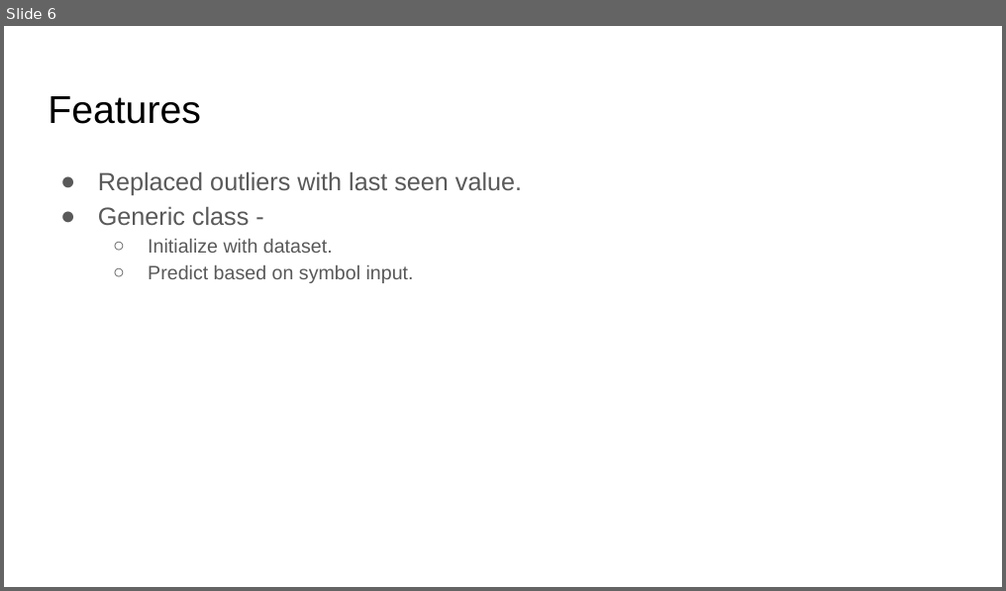
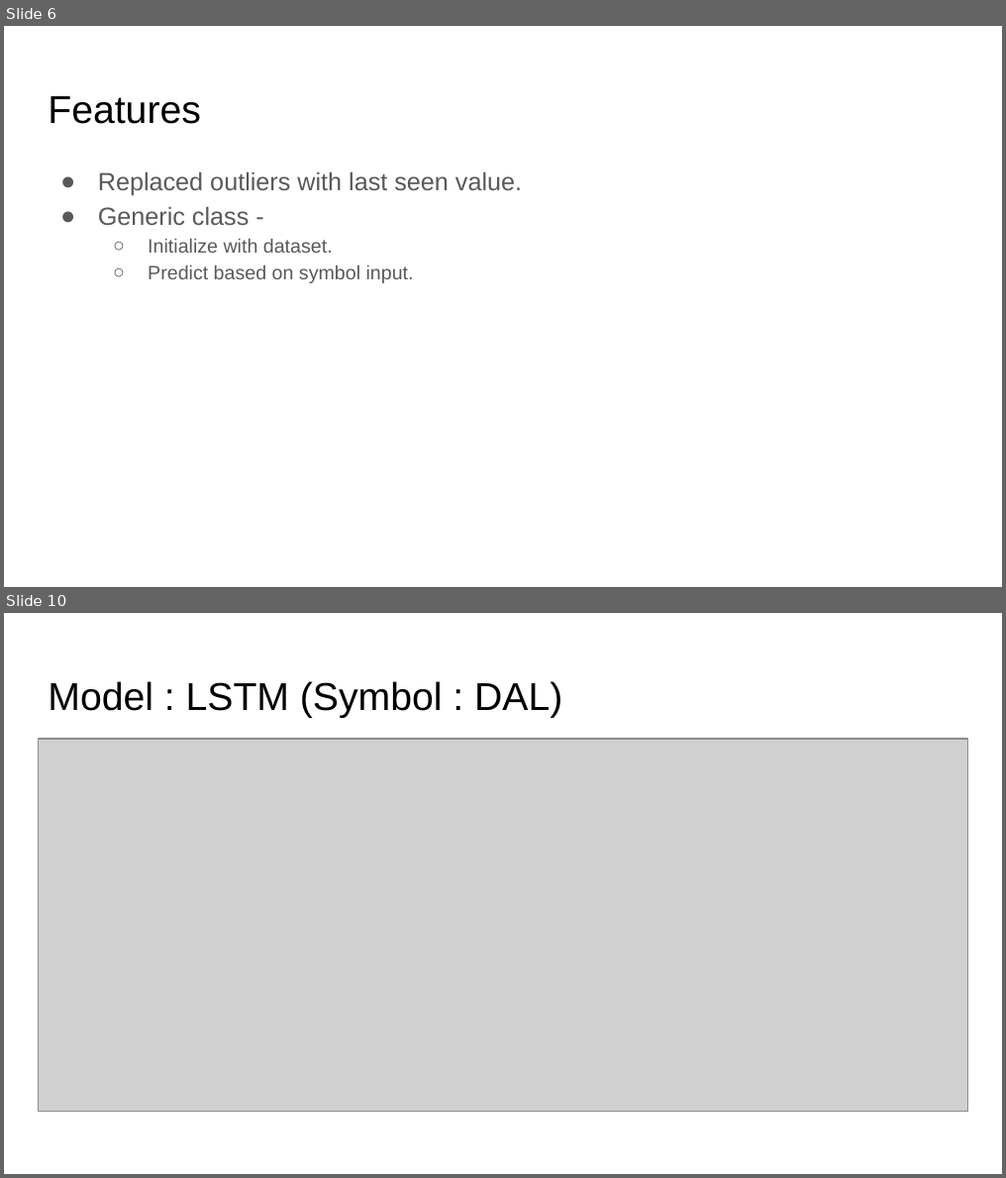
Before and after one commit to jaysetty/challenge1, a slide deck: Stock Price Prediction.pptx. Shown one above the other, each under a label of ours: slide 6 before the commit, slides 6 and 10 after it; the slides between them are not shown. The pictures are 1006x591 and 1006x1178 pixels, drawn with LibreOffice and Linux fonts; fonts in the diff are those of the drawing; grey boxes stand for pictures. Boxes give left, top, right and bottom in pixels: in the first picture for what was removed or moved away, otherwise in the second. Text is boxed around its words. In the diff, an @@ line names an element or a change of style, - is before the commit and + after.

Commit message:
Simple LSTM model added

```diff
--- a/Stock Price Prediction.pptx
+++ b/Stock Price Prediction.pptx
@@ slide 10 added at [4,613,1002,1174], background #FFFFFF @@
@@ title added at [48,681,562,718], 28 pt, text #000000 @@
+Model : LSTM (Symbol : DAL)
@@ picture added at [38,739,968,1112] @@
```
Also in this commit, not shown: 4 slides changed, 2 other slides added, 2 slides removed, 2 other files.
